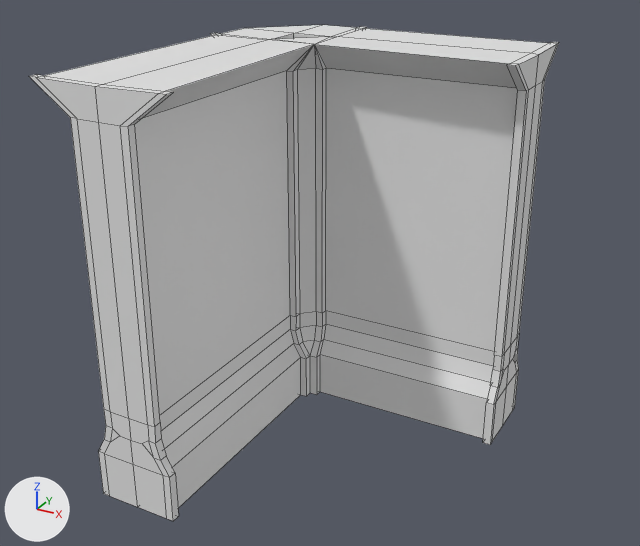
What one commit did to the Blender file Assets/Assets/Meshes/Walls/WallCorner1_Mesh.blend.
The view is the same before and after, from a camera (50 mm lens) standing at (5.21, -5.13, 5.4) and looking at (1.43, 1.74, 1.97). The lights are fixed; the arrows at lower left show +X, +Y and +Z. Mesh edges are drawn as thin lines.

In view in the first picture: 'Wall1_Mesh.002'.
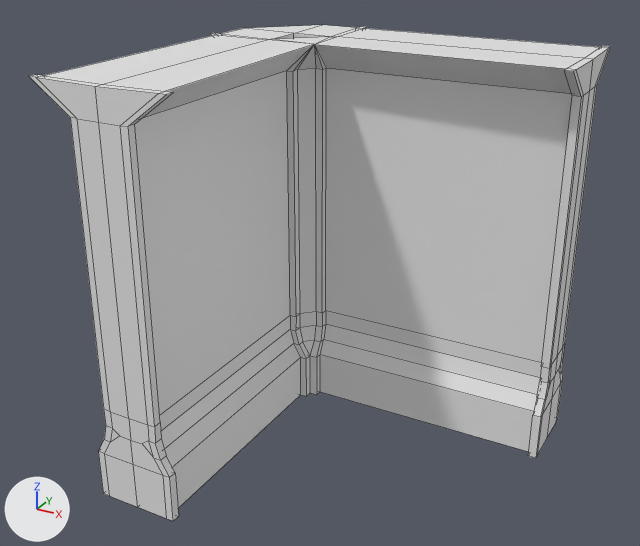
Changed parts and their boxes (x1, y1, x2, y2) in the pictures (640 x 546 px; the box of a moved part takes in the faces that stretch with it):
'Wall1_Mesh.002', reshaped (10% wider): before (29, 25, 559, 521); after (29, 25, 611, 521)
part 1 of me_cube_003, moved or reshaped: before (314, 28, 559, 445); after (314, 28, 611, 458)

What changed in the scene script:
```text
Change me_cube_003:
    where me_cube_003.from_pydata(...)  # 276 vertices, 292 faces; spans x -0.71..2.57, y 0.0..3.99, z -3.69..0.0
    used by ob_wall1_mesh_002; location = (0.43, 0.0, 0.0); rotation_euler = (1.571, 0.0, 0.0), in degrees (90, 0, 0)
    me_cube_003 part 1: all 66 vertices in x 2.49..2.57, y 0.0..3.99, z -3.69..-2.31 are moved by (0.49, 0.0, 0.0)
```
